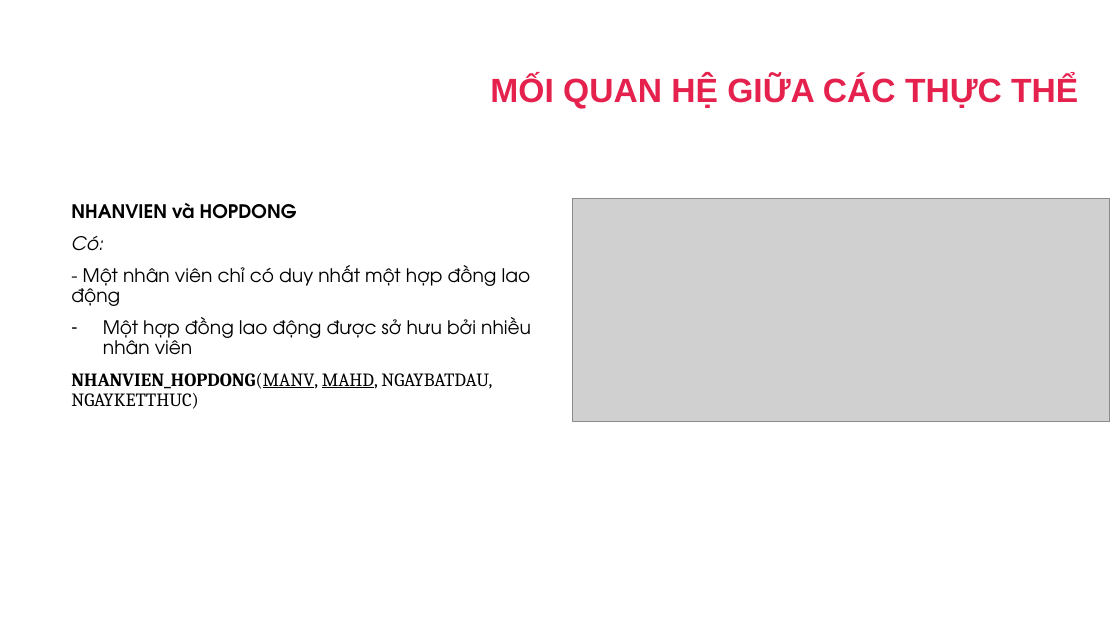
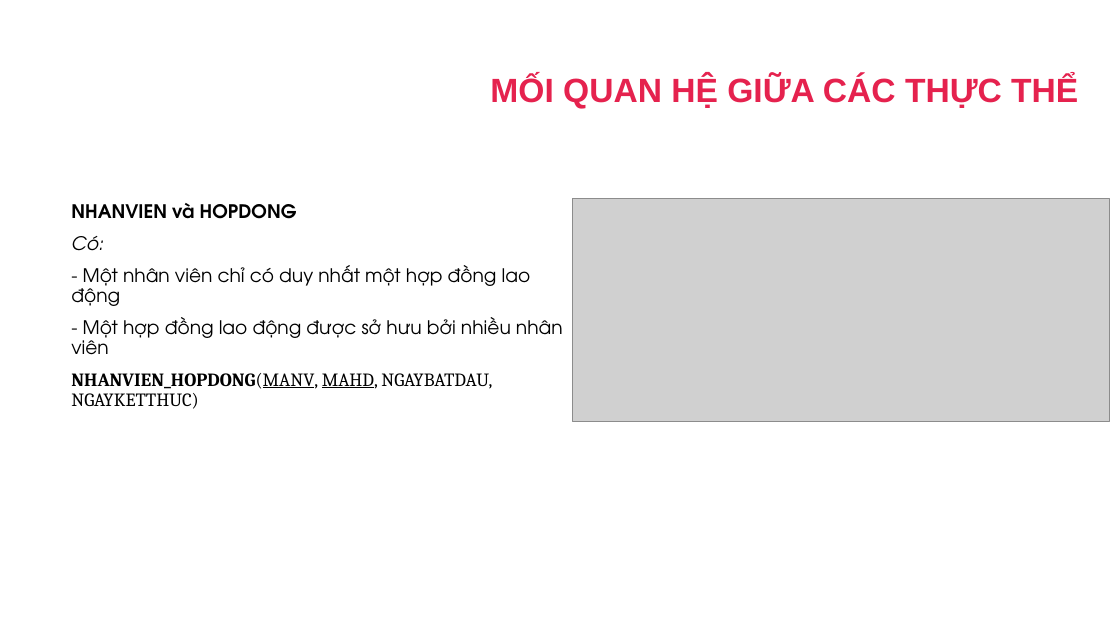
Before and after one commit to dangbinhphuoc/Sql_QuanLyNhanSu, a slide deck: slide 20 of PPQuanLyNhanSu.pptx (slide 19 before the commit). Drawn at 1120x630 pixels with LibreOffice and Linux fonts; fonts in the diff are those of the drawing; grey boxes stand for pictures; background and template pictures are left out. Boxes give left, top, right and bottom in pixels: in the first picture for what was removed or moved away, otherwise in the second. Text is boxed around its words. In the diff, an @@ line names an element or a change of style, - is before the commit and + after.

```diff
--- a/PPQuanLyNhanSu.pptx
+++ b/PPQuanLyNhanSu.pptx
@@ text at (71,317,563,355): text changed @@
-– Một hợp đồng lao động được sở hưu bởi nhiều nhân viên
+- Một hợp đồng lao động được sở hưu bởi nhiều nhân viên
```
Also in this commit, not shown: 18 other slides changed, 1 slide added, 1 other file.
